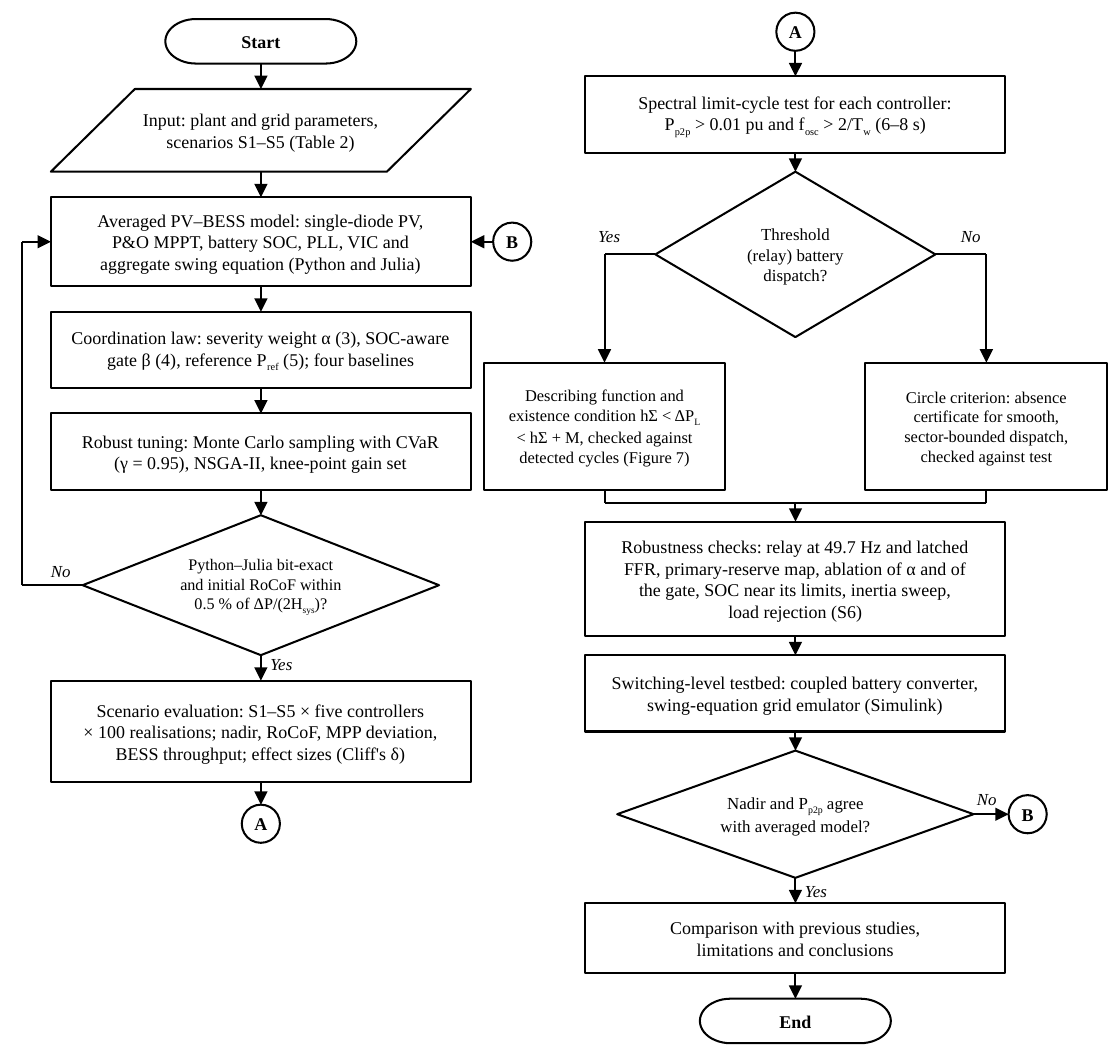
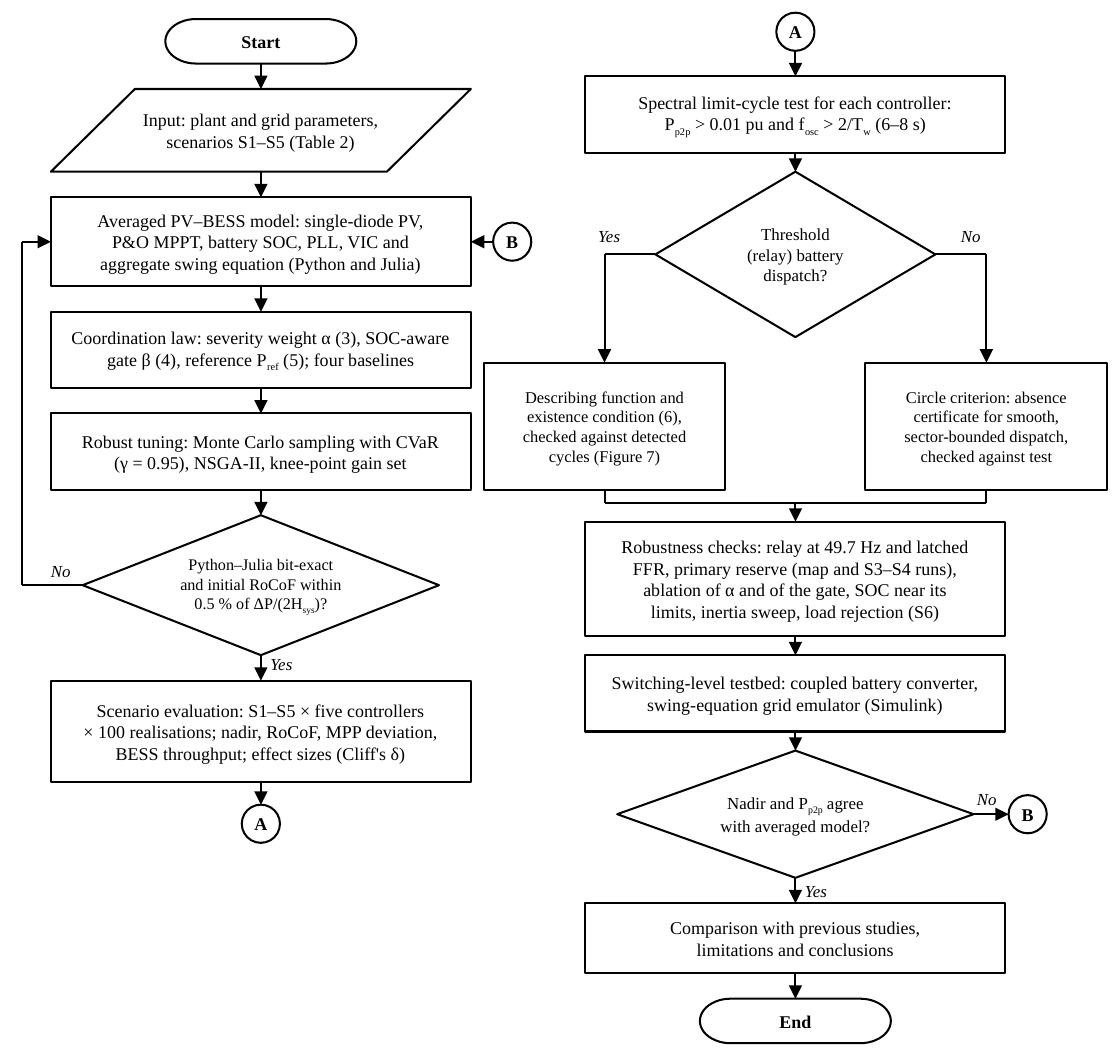
Before and after one commit to dimasnprakoso/PV-BESS-MPPT-VIC-Coordination, a slide deck: slide 1 of revision_r1/figures/flowchart.pptx. Drawn at 1120x1056 pixels with LibreOffice and Linux fonts; fonts in the diff are those of the drawing. Boxes give left, top, right and bottom in pixels: in the first picture for what was removed or moved away, otherwise in the second. Text is boxed around its words. In the diff, an @@ line names an element or a change of style, - is before the commit and + after.

```diff
--- a/revision_r1/figures/flowchart.pptx
+++ b/revision_r1/figures/flowchart.pptx
@@ text in rectangle at (523,410,686,466): text changed @@
-existence condition hΣ < ΔPL
-< hΣ + M, checked against
-detected cycles (Figure 7)
+existence condition (6),
+checked against detected
+cycles (Figure 7)
@@ text in rectangle at (633,562,957,622): text changed @@
-FFR, primary-reserve map, ablation of α and of
-the gate, SOC near its limits, inertia sweep,
-load rejection (S6)
+FFR, primary reserve (map and S3–S4 runs),
+ablation of α and of the gate, SOC near its
+limits, inertia sweep, load rejection (S6)
```
Also in this commit, not shown: 3 other files.
